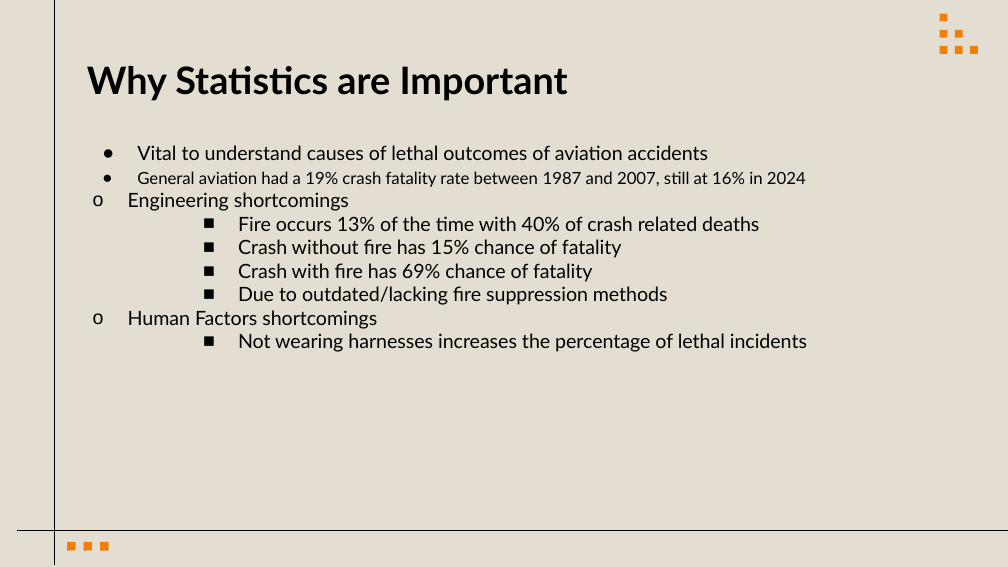
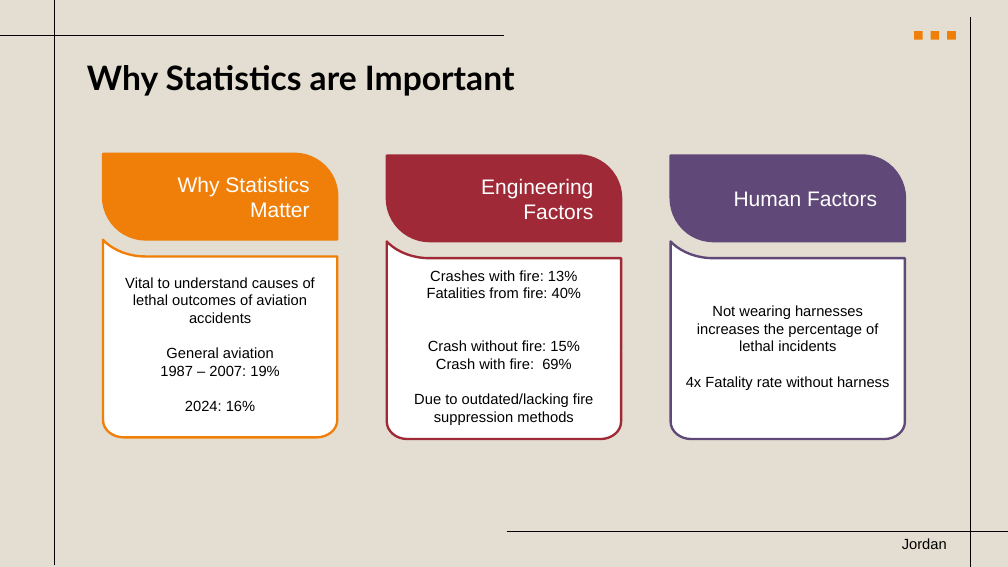
Before and after one commit to clancy-crawford/clancy-crawford.github.io, a slide deck: slide 3 of Projects/Lethal_Aviation_Accidents/MA_505_Final_Presentation.pptx. Drawn at 1008x567 pixels with LibreOffice and Linux fonts; fonts in the diff are those of the drawing. Boxes give left, top, right and bottom in pixels: in the first picture for what was removed or moved away, otherwise in the second. Text is boxed around its words. In the diff, an @@ line names an element or a change of style, - is before the commit and + after.

Commit message:
Update Mayott milestones and aviation presentation

```diff
--- a/Projects/Lethal_Aviation_Accidents/MA_505_Final_Presentation.pptx
+++ b/Projects/Lethal_Aviation_Accidents/MA_505_Final_Presentation.pptx
@@ freeform shape: place and size @@
-freeform shape at [936,42,952,58]
+freeform shape at [910,27,927,44]
@@ freeform shape: place and size @@
-freeform shape at [936,26,952,42]
+freeform shape at [927,27,944,44]
@@ freeform shape: place and size @@
-freeform shape at [951,26,967,42]
+freeform shape at [943,27,961,44]
@@ line added from (971, 17) to (971, 567), #000000 0.75 pt @@
@@ line added from (0, 36) to (504, 36), #000000 0.75 pt @@
@@ title "Why Statistics are Important" at [87,65,515,96]: size 36 to 32 pt @@
@@ group removed at [63,10,982,555]: 6 freeform shapes @@
@@ text removed at [128,145,807,352] @@
-● Vital to understand causes of lethal outcomes of aviation accidents
-● General aviation had a 19% crash fatality rate between 1987 and 2007, still at 16% in 2024
-  o Engineering shortcomings
-    ■ Fire occurs 13% of the time with 40% of crash related deaths
-    ■ Crash without fire has 15% chance of fatality
-    ■ Crash with fire has 69% chance of fatality
-    ■ Due to outdated/lacking fire suppression methods
-  o Human Factors shortcomings
-    ■ Not wearing harnesses increases the percentage of lethal incidents
@@ round diag rect added at [103,154,337,239], fill #F07F09, outline #F07F09 2.25 pt, 20 pt, text #FFFFFF @@
+Why Statistics Matter
@@ round diag rect added at [387,156,622,241], fill #9F2936, outline #9F2936 2.25 pt, 20 pt, text #FFFFFF @@
+Engineering Factors
@@ round diag rect added at [671,156,905,241], fill #604878, outline #604878 2.25 pt, 20 pt, text #FFFFFF @@
+Human Factors
@@ freeform shape added at [103,240,337,437], fill #FFFFFF, outline #F07F09 2.25 pt, 14 pt, text #000000 @@
+Vital to understand causes of lethal outcomes of aviation accidents
+General aviation
+1987 – 2007: 19%
+2024: 16%
@@ freeform shape added at [387,241,622,439], fill #FFFFFF, outline #9F2936 2.25 pt, 14 pt, text #000000 @@
+Crashes with fire: 13%
+Fatalities from fire: 40%
+Crash without fire: 15%
+Crash with fire: 69%
+Due to outdated/lacking fire suppression methods
@@ freeform shape added at [671,241,905,439], fill #FFFFFF, outline #604878 2.25 pt, 14 pt, text #000000 @@
+Not wearing harnesses increases the percentage of lethal incidents
+4x Fatality rate without harness
@@ line removed from (17, 530) to (1008, 530) @@
@@ text added at [902,538,947,549], 14 pt, text #000000 @@
+Jordan
```
Also in this commit, not shown: 9 other slides changed, 5 slides added, 4 slides removed, 1 other file.
